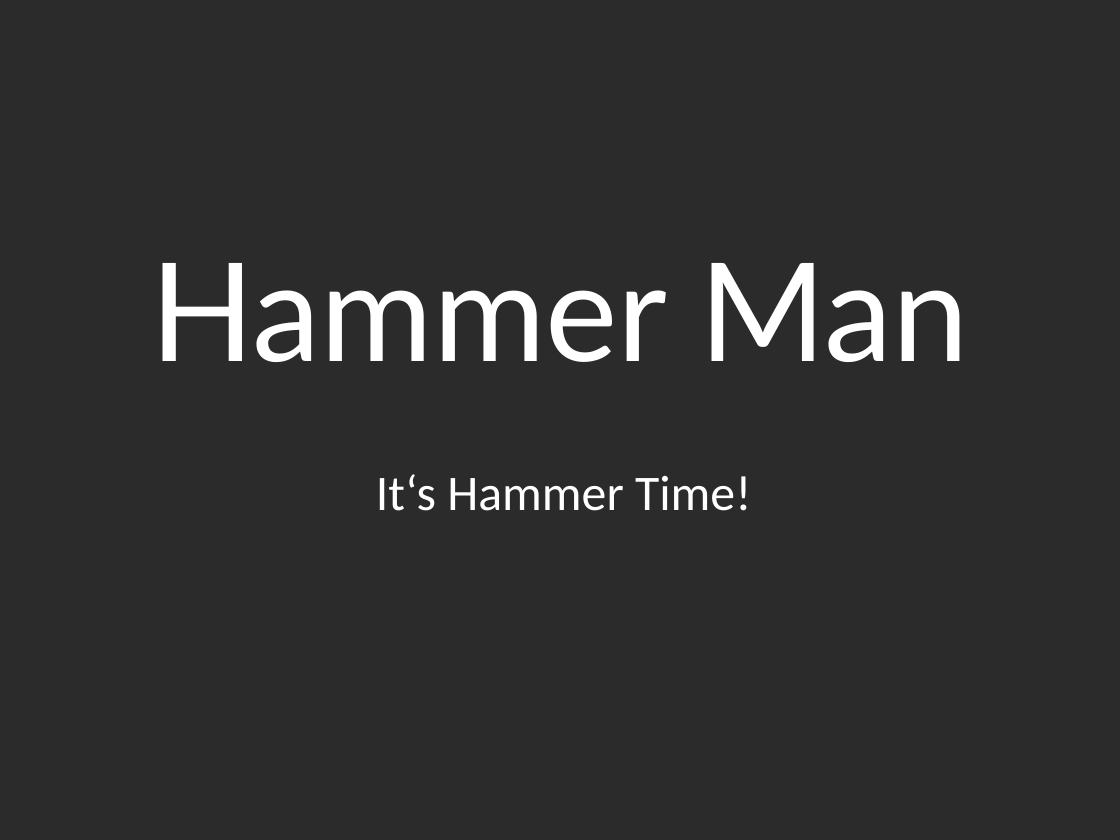
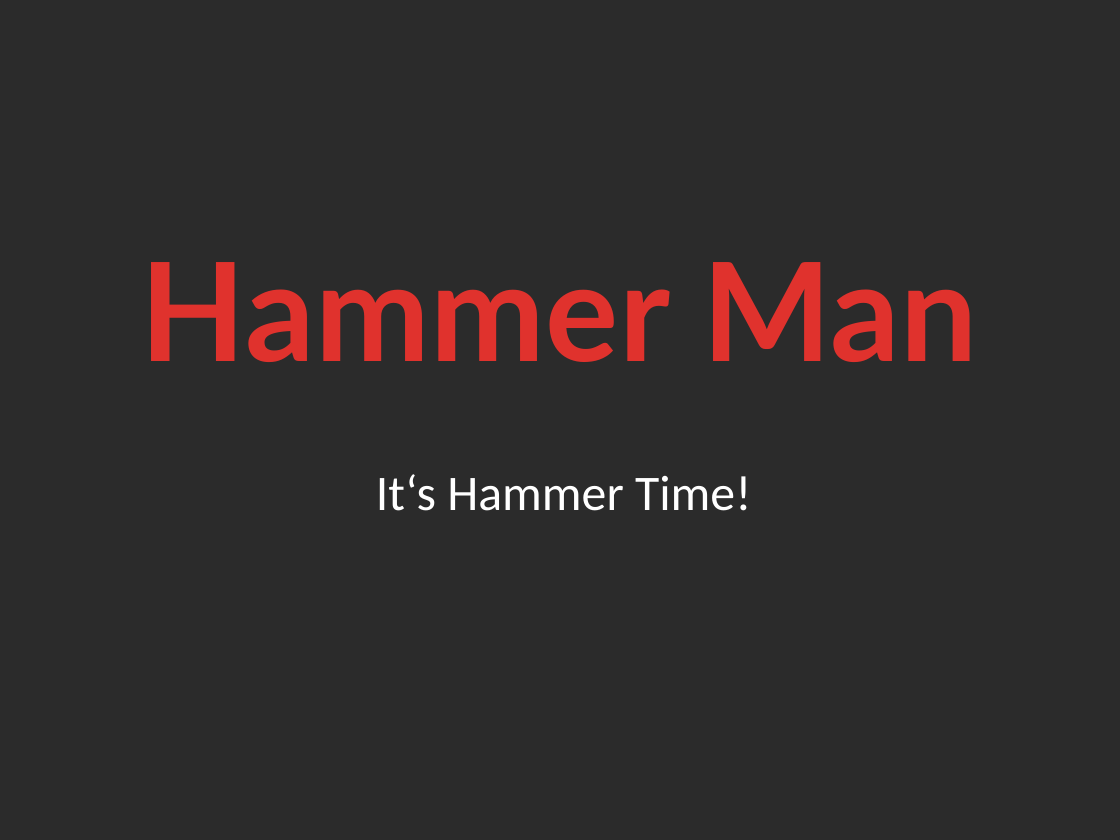
Before and after one commit to Assertores/HammerMan, a slide deck: slide 1 of Documentation/Hammer Man.pptx. Drawn at 1120x840 pixels with LibreOffice and Linux fonts; fonts in the diff are those of the drawing; background and template pictures are left out; a plain dark background stands for a picture behind light text. Boxes give left, top, right and bottom in pixels: in the first picture for what was removed or moved away, otherwise in the second. Text is boxed around its words. In the diff, an @@ line names an element or a change of style, - is before the commit and + after.

```diff
--- a/Documentation/Hammer Man.pptx
+++ b/Documentation/Hammer Man.pptx
@@ title "Hammer Man" at box(141, 262, 978, 362): text colour #FFFFFF to gradient #E0322D to #A2201C, letter spacing 0 to 0.5 pt, bold on @@
```
Also in this commit, not shown: 5 other slides changed, 3 other files.
